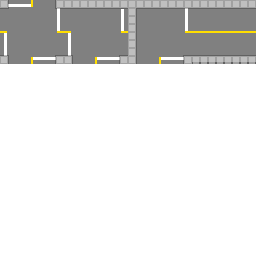
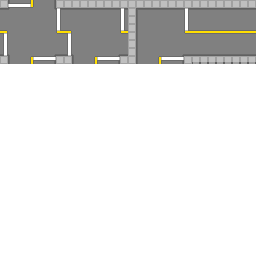
Two versions of the same layered image (256 x 256). Layer-by-layer changes:
renamed "Straight" to "Roads", painted on it over [0, 0, 256, 64]
removed layer "2-way" over [137, 9, 192, 64]
removed layer "3-way" over [64, 8, 128, 64]
removed layer "4-way" over [0, 0, 64, 64]
